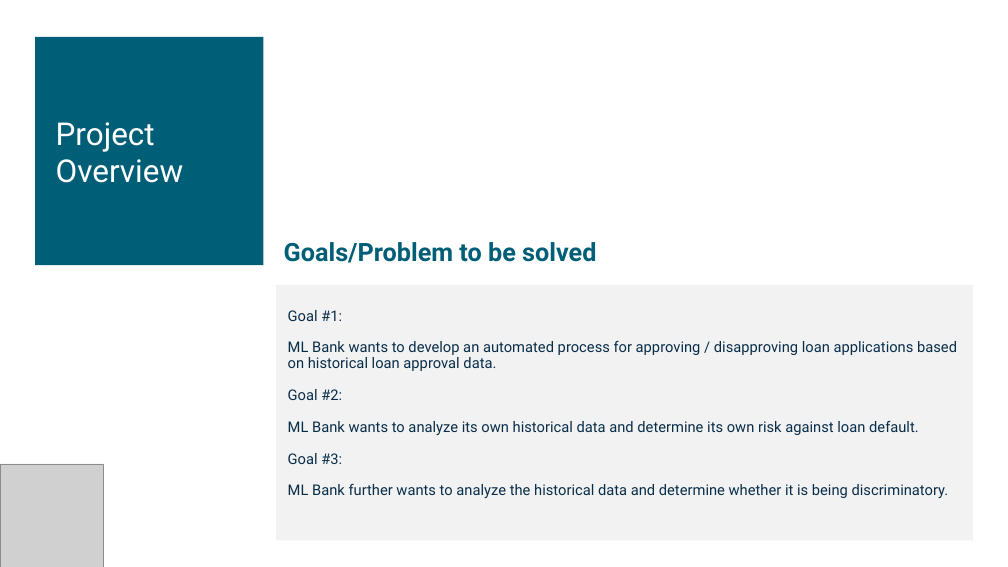
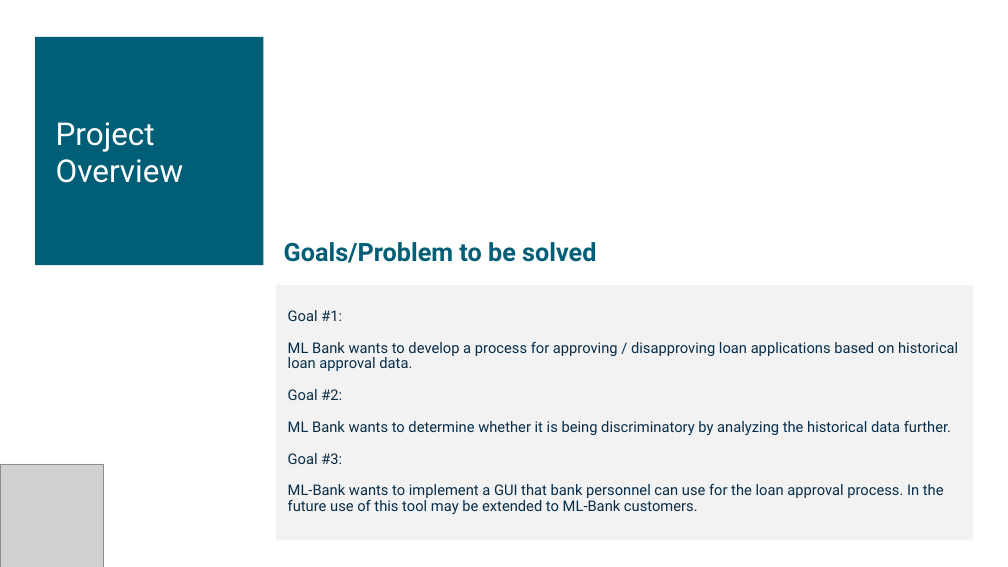
Before and after one commit to Pete1001/ML-Bank, a slide deck: slide 3 of Resources/ML-Bank.pptx. Drawn at 1008x567 pixels with LibreOffice and Linux fonts; fonts in the diff are those of the drawing; grey boxes stand for pictures. Boxes give left, top, right and bottom in pixels: in the first picture for what was removed or moved away, otherwise in the second. Text is boxed around its words. In the diff, an @@ line names an element or a change of style, - is before the commit and + after.

Commit message:
Powerpoint_updates

```diff
--- a/Resources/ML-Bank.pptx
+++ b/Resources/ML-Bank.pptx
@@ text at (288,342,958,371): text changed @@
-ML Bank wants to develop an automated process for approving / disapproving loan applications based on historical loan approval data.
+ML Bank wants to develop a process for approving / disapproving loan applications based on historical loan approval data.
@@ text at (288,421,951,435): text changed @@
-ML Bank wants to analyze its own historical data and determine its own risk against loan default.
+ML Bank wants to determine whether it is being discriminatory by analyzing the historical data further.
@@ text at (288,484,944,514): text changed @@
-ML Bank further wants to analyze the historical data and determine whether it is being discriminatory.
+ML-Bank wants to implement a GUI that bank personnel can use for the loan approval process. In the future use of this tool may be extended to ML-Bank customers.
```
Also in this commit, not shown: 7 other slides changed, 3 slides added.
